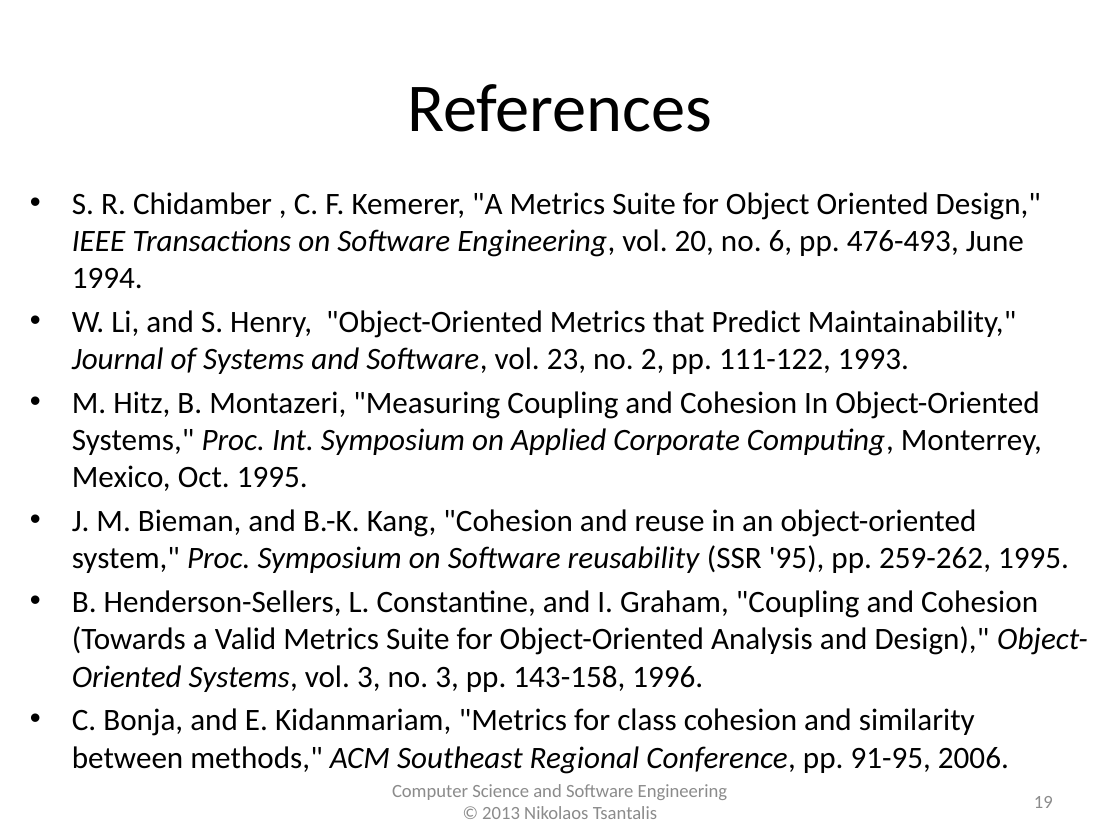
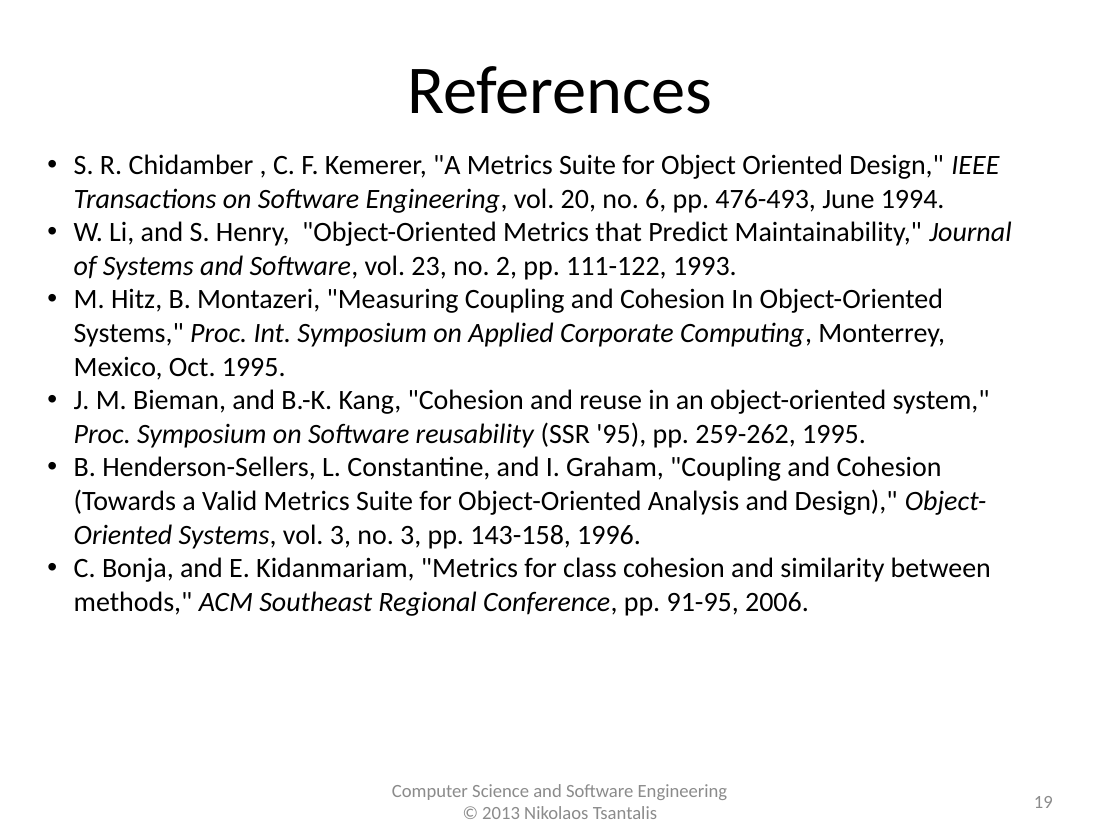
Before and after one commit to tajmilur-rahman/SOEN6611, a slide deck: slide 19 of lectures/lec4/Cohesion_Metrics_History.pptx. Drawn at 1120x840 pixels with LibreOffice and Linux fonts; fonts in the diff are those of the drawing. Boxes give left, top, right and bottom in pixels: in the first picture for what was removed or moved away, otherwise in the second. Text is boxed around its words. In the diff, an @@ line names an element or a change of style, - is before the commit and + after.

Commit message:
project data files updated. class lectures updated.

```diff
--- a/lectures/lec4/Cohesion_Metrics_History.pptx
+++ b/lectures/lec4/Cohesion_Metrics_History.pptx
@@ text "References": place and size @@
-text "References" at [407,84,712,132]
+text "References" at [407,66,712,114]
@@ text "S. R. Chidamber , C. ...": place and size @@
-text "S. R. Chidamber , C. ..." at [72,192,1088,736]
+text "S. R. Chidamber , C. ..." at [74,154,1011,616]
@@ text "S. R. Chidamber , C. ..." at [74,154,1011,616]: size 20 to 18 pt; indent changed; less space between paragraphs @@
```
Also in this commit, not shown: 11 other slides changed, 7 slides added, 7 slides removed, 9 other files.
